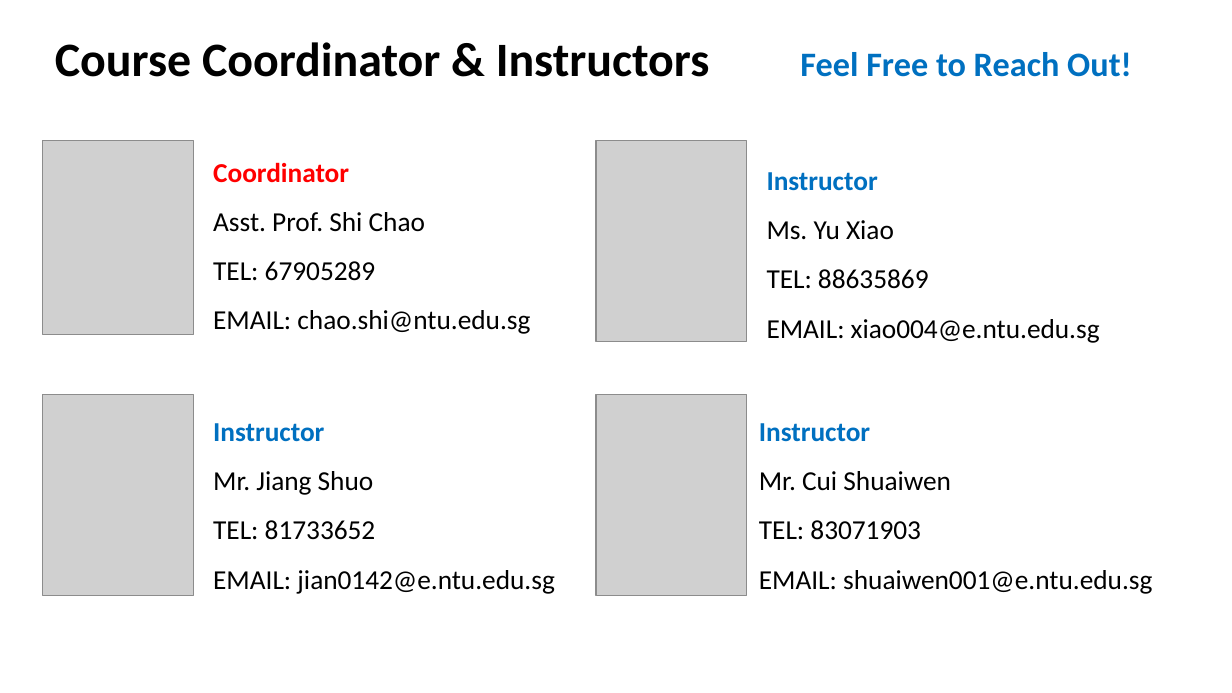
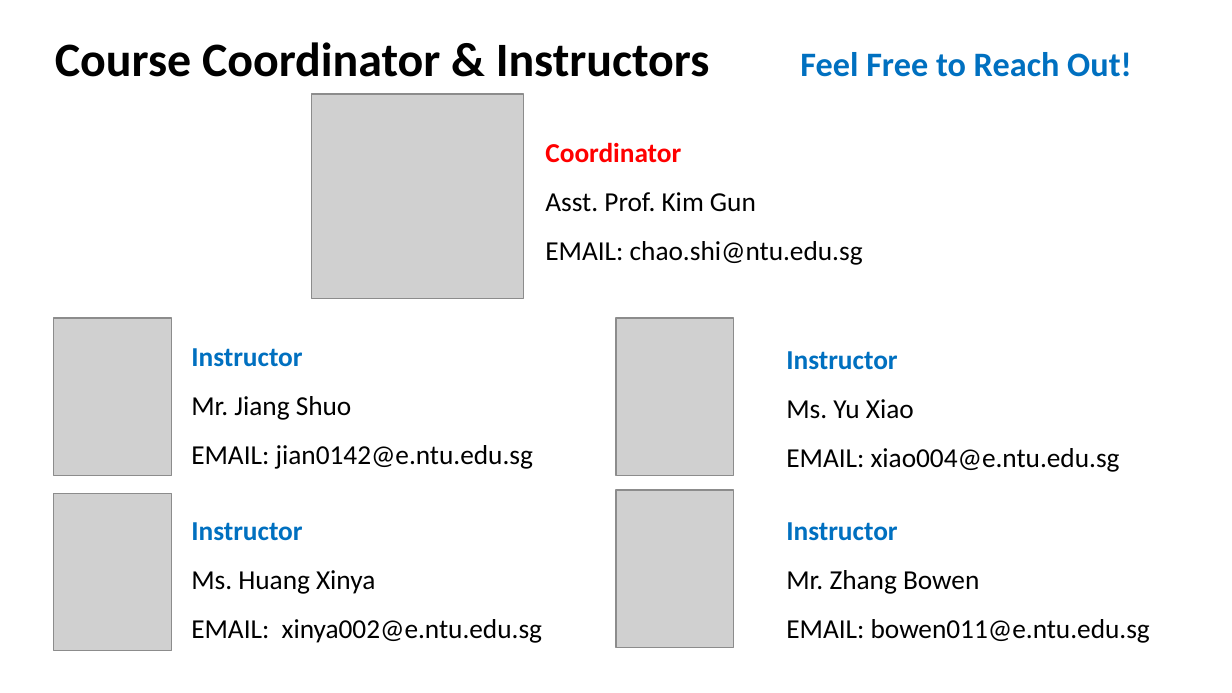
Before and after one commit to Jayceshuo/CV1711_Slides, a slide deck: slide 2 of CV1711-WEEK1-3.pptx. Drawn at 1232x693 pixels with LibreOffice and Linux fonts; fonts in the diff are those of the drawing; grey boxes stand for pictures; background and template pictures are left out. Boxes give left, top, right and bottom in pixels: in the first picture for what was removed or moved away, otherwise in the second. Text is boxed around its words. In the diff, an @@ line names an element or a change of style, - is before the commit and + after.

```diff
--- a/CV1711-WEEK1-3.pptx
+++ b/CV1711-WEEK1-3.pptx
@@ picture added at (312,94,524,298) @@
@@ text "Coordinator": place and size @@
-text "Coordinator" at (213,162,530,334)
+text "Coordinator" at (545,142,863,265)
@@ picture removed at (43,140,193,334) @@
@@ text at (545,192,756,212): text changed @@
-Asst. Prof. Shi Chao
-TEL: 67905289
+Asst. Prof. Kim Gun
@@ text at (767,269,929,289): paragraph removed @@
-TEL: 88635869
@@ picture: place and size @@
-picture at (43,394,193,595)
+picture at (54,318,172,476)
@@ text "Instructor": place and size @@
-text "Instructor" at (213,423,554,594)
+text "Instructor" at (191,348,533,469)
@@ picture: place and size @@
-picture at (596,140,747,341)
+picture at (616,318,734,476)
@@ text "Instructor": place and size @@
-text "Instructor" at (767,172,1100,343)
+text "Instructor" at (786,351,1120,472)
@@ picture removed at (596,394,747,595) @@
@@ picture added at (54,493,172,650) @@
@@ picture added at (616,490,734,648) @@
@@ text "Instructor": place and size @@
-text "Instructor" at (759,423,1152,594)
+text "Instructor" at (786,522,1150,643)
@@ text added at (191,522,542,643), 16 pt, text #000000 @@
+Instructor
+Ms. Huang Xinya
+EMAIL: xinya002@e.ntu.edu.sg
@@ text at (213,520,376,540): paragraph removed @@
-TEL: 81733652
@@ text at (786,570,1150,643): text changed @@
-Mr. Cui Shuaiwen
-TEL: 83071903
-EMAIL: shuaiwen001@e.ntu.edu.sg
+Mr. Zhang Bowen
+EMAIL: bowen011@e.ntu.edu.sg
```
Also in this commit, not shown: 1 other slide changed, 1 slide removed, 1 other file.
